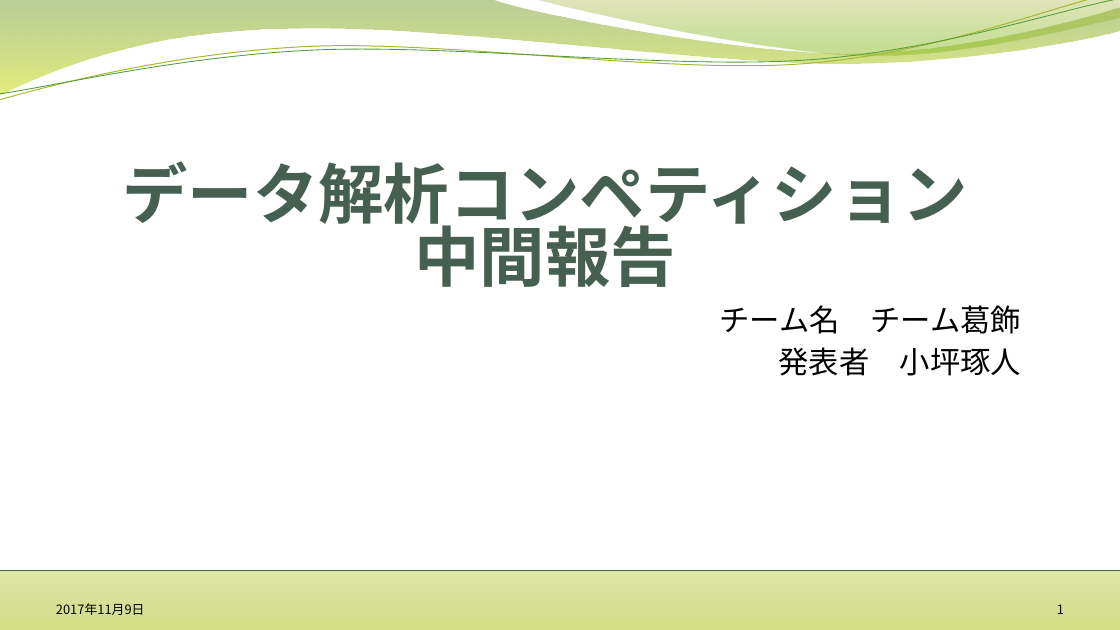
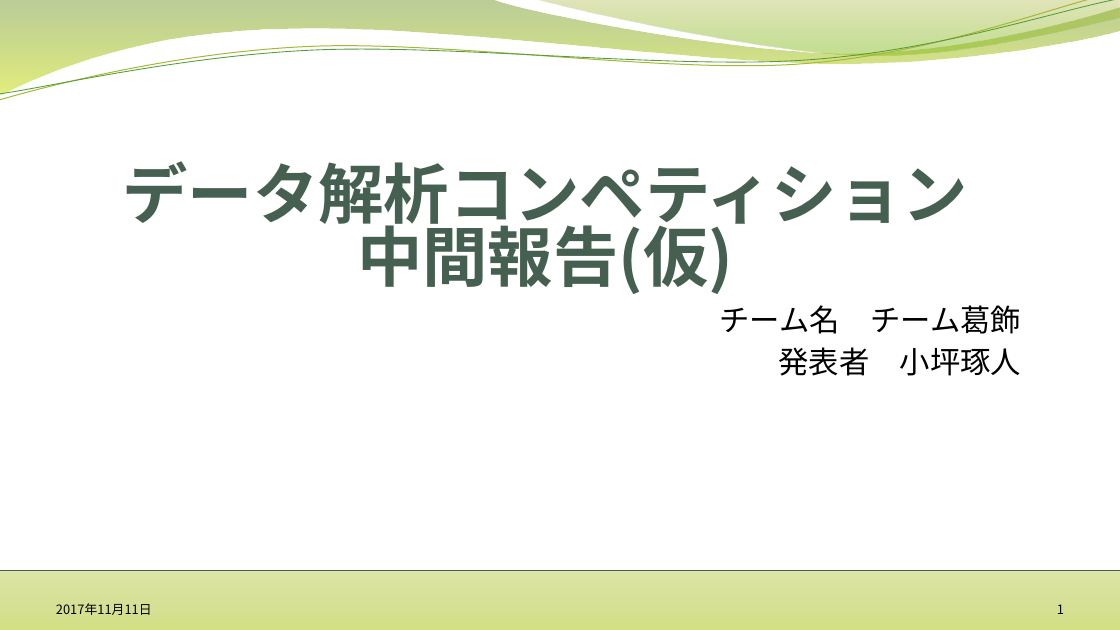
Before and after one commit to cw-NaoyaHieda/Data-analysis-Competition-2017, a slide deck: slide 1 of report/データ解析コンペティション中間報告.pptx. Drawn at 1120x630 pixels with LibreOffice and Linux fonts; fonts in the diff are those of the drawing. Boxes give left, top, right and bottom in pixels: in the first picture for what was removed or moved away, otherwise in the second. Text is boxed around its words. In the diff, an @@ line names an element or a change of style, - is before the commit and + after.

```diff
--- a/report/データ解析コンペティション中間報告.pptx
+++ b/report/データ解析コンペティション中間報告.pptx
@@ title at (122,161,968,294): text changed @@
-データ解析コンペティション
-中間報告
+データ解析コンペティション
+中間報告(仮)
@@ text at (56,603,152,615): text changed @@
-2017年11月9日
+2017年11月11日
```
Also in this commit, not shown: 14 other slides changed.
